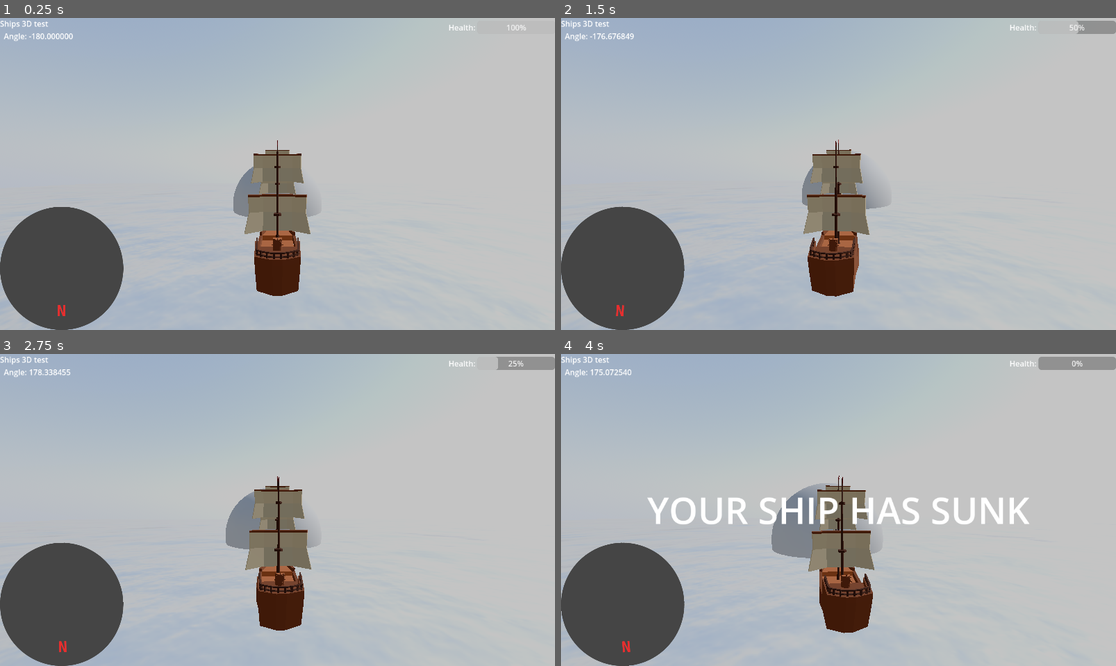
Above: before the commit, frames 1-4 (two rows, left to right).
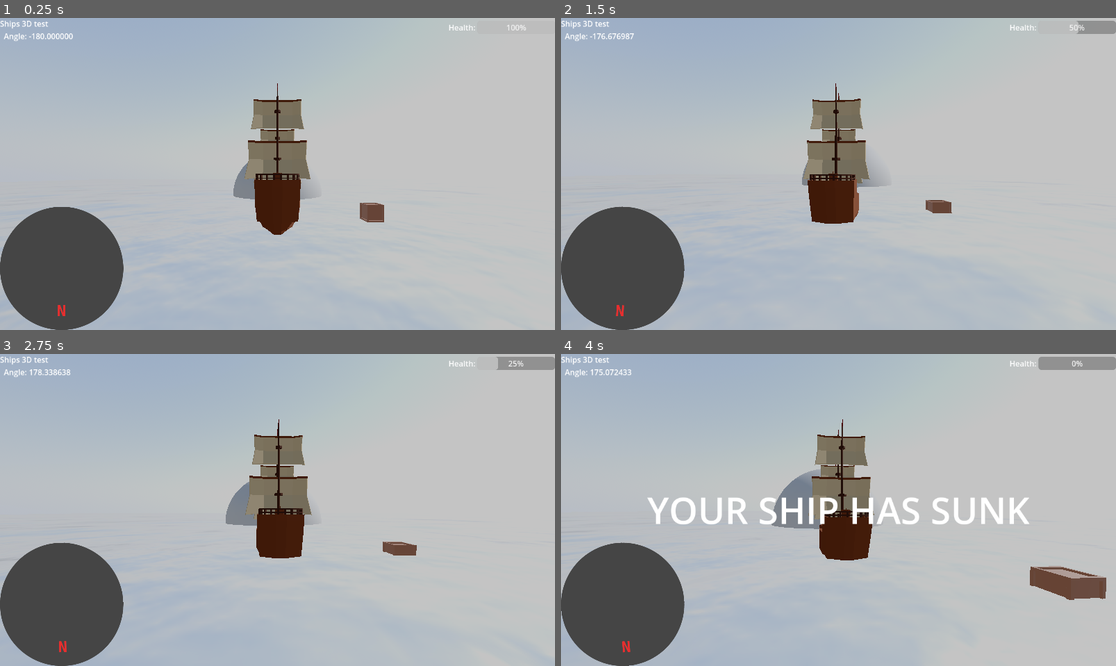
Above: after the commit, the same moments.

Repository: jacekjarosz55/ships-3d
Game: Godot game, scene res://world.tscn
Two runs of this game, one before a commit and one after it. Both use one fixed random seed, a clock stepped at 60 frames per second and the inputs below.
Inputs (mouse positions are in pixels of both pictures, inside the frame that each line leads up to):
- Up to frame 1 (0.25 s): no input
- Up to frame 2 (1.5 s): tap Enter (ui_accept) at 0.5, 0.77 s; move the mouse to (866, 174) at 0.52 s; hold W (forward) from 0.53 s (still down); move the mouse to (810, 174) at 1.27 s
- Up to frame 3 (2.75 s): keep holding W (forward); tap Enter (ui_accept) at 1.52 s; move the mouse to (288, 503) at 2.02 s
- Up to frame 4 (4 s): keep holding W (forward); move the mouse to (832, 516) at 2.77 s; tap Enter (ui_accept) at 3.02, 3.77 s; move the mouse to (877, 513) at 3.52 s

The runs differ from the first frame. In frame 1, 5.5% of the frame differs, in the area x 42-70%, y 20-90%; in frame 2, 5.6%; in frame 3, 5.9%; in frame 4, 7.3%, in the area x 10-99%, y 4-90%.

Commit message:
ship physics tweaks, basic floating crate object

Diff:
--- /dev/null
+++ b/crate.tscn
@@ -0,0 +1,17 @@
+[gd_scene load_steps=4 format=3 uid="uid://c25uqfaqv1ctn"]
+
+[ext_resource type="Script" uid="uid://cgeixdbsiliy5" path="res://addons/floatable_body/floatable_body_3d.gd" id="1_mo0jf"]
+[ext_resource type="PackedScene" uid="uid://cgju153yc4gr2" path="res://Crate.gltf" id="2_ggnq6"]
+
+[sub_resource type="BoxShape3D" id="BoxShape3D_mo0jf"]
+size = Vector3(0.5, 0.5, 0.5)
+
+[node name="Crate" type="RigidBody3D"]
+script = ExtResource("1_mo0jf")
+metadata/_custom_type_script = "uid://cgeixdbsiliy5"
+
+[node name="Crate" parent="." instance=ExtResource("2_ggnq6")]
+transform = Transform3D(0.25, 0, 0, 0, 0.25, 0, 0, 0, 0.25, 0, 0, 0)
+
+[node name="CollisionShape3D" type="CollisionShape3D" parent="."]
+shape = SubResource("BoxShape3D_mo0jf")
--- a/player_ship.tscn
+++ b/player_ship.tscn
@@ -4,18 +4,22 @@
 [ext_resource type="ArrayMesh" uid="uid://caqkav1sbb5o4" path="res://Ships by @Quaternius/OBJ/Sail ship.obj" id="2_7vdj4"]
 
 [sub_resource type="CapsuleShape3D" id="CapsuleShape3D_gbmm3"]
+radius = 0.693654
+height = 4.88255
 
 [sub_resource type="ConvexPolygonShape3D" id="ConvexPolygonShape3D_gbmm3"]
 points = PackedVector3Array(0.417421, 3.48043, 0.280798, -0.177887, -0.0490459, -1.22838, -0.0882464, 0.748351, 3.8215, …(870 unchanged characters)…
 
 [node name="PlayerShip" type="RigidBody3D"]
+center_of_mass_mode = 1
+center_of_mass = Vector3(0, -0.25, 0)
 inertia = Vector3(1, 0, 1)
 can_sleep = false
 script = ExtResource("1_gbmm3")
 metadata/_custom_type_script = "uid://cgeixdbsiliy5"
 
 [node name="FloaterShape3D" type="CollisionShape3D" parent="."]
-transform = Transform3D(1, 0, 0, 0, -4.37114e-08, -1, 0, 1, -4.37114e-08, 0, 0.84749, 0.432388)
+transform = Transform3D(1, 0, 0, 0, -4.37114e-08, -1, 0, 1, -4.37114e-08, 0, 1.02541, -0.103532)
 shape = SubResource("CapsuleShape3D_gbmm3")
 debug_color = Color(0.822113, 0.254633, 0.771594, 0.42)
 
--- a/world.tscn
+++ b/world.tscn
@@ -1,6 +1,7 @@
-[gd_scene load_steps=16 format=3 uid="uid://bvl4ny1hp8yjq"]
+[gd_scene load_steps=17 format=3 uid="uid://bvl4ny1hp8yjq"]
 
 [ext_resource type="Script" uid="uid://cvq4jqlve01vk" path="res://main_camera_3d.gd" id="1_aqk2v"]
+[ext_resource type="PackedScene" uid="uid://c25uqfaqv1ctn" path="res://crate.tscn" id="1_dwbse"]
 [ext_resource type="PackedScene" uid="uid://cst3man2cc2uj" path="res://sea.tscn" id="2_tlwt5"]
 [ext_resource type="PackedScene" uid="uid://bo7fua7xro0p7" path="res://player_ship.tscn" id="3_aqk2v"]
 [ext_resource type="Script" uid="uid://cpy2dweim8b78" path="res://ui.gd" id="4_aqk2v"]
@@ -74,21 +75,21 @@
 
 [node name="FluidArea3D" parent="." instance=ExtResource("2_tlwt5")]
 
-[node name="SeaSurface" type="MeshInstance3D" parent="."]
-transform = Transform3D(1, 0, 0, 0, 1, 0, 0, 0, 1, 0, -0.639302, 0)
+[node name="SeaSurface" type="MeshInstance3D" parent="FluidArea3D"]
 mesh = SubResource("PlaneMesh_dwbse")
-skeleton = NodePath("../PlayerShip")
+skeleton = NodePath("../../PlayerShip")
 
 [node name="PlayerShip" parent="." instance=ExtResource("3_aqk2v")]
-transform = Transform3D(1, 0, 0, 0, 1, 0, 0, 0, 1, 0, -0.389302, 0)
+transform = Transform3D(1, 0, 0, 0, 1, 0, 0, 0, 1, 0, 0.317759, 0)
 
 [node name="CameraController" type="Node3D" parent="PlayerShip"]
+transform = Transform3D(1, 0, 0, 0, 1, 0, 0, 0, 1, 0, 1.8509, 0)
 script = ExtResource("1_aqk2v")
 
 [node name="RotationHelper" type="Node3D" parent="PlayerShip/CameraController"]
 
 [node name="MainCamera3D" type="Camera3D" parent="PlayerShip/CameraController/RotationHelper"]
-transform = Transform3D(-1, 0, -8.74228e-08, 0, 1, 0, 8.74228e-08, 0, -1, 0, 3.23998, -6.1387)
+transform = Transform3D(-1, 0, -8.74228e-08, 0, 1, 0, 8.74228e-08, 0, -1, 0, 0, -6.139)
 current = true
 
 [node name="WorldEnvironment" type="WorldEnvironment" parent="."]
@@ -173,4 +174,8 @@
 texture = ExtResource("5_036b0")
 expand_mode = 2
 
+[node name="Crate" parent="." instance=ExtResource("1_dwbse")]
+transform = Transform3D(1, 0, 0, 0, 1, 0, 0, 0, 1, -2.84797, 1.01953, 0)
+mass = 0.057
+
 [connection signal="health_changed" from="PlayerShip" to="UI" method="_on_player_ship_health_changed"]
Binary file added: Crate.bin
Not shown, added: Crate.gltf
Not shown, added: Crate.gltf.import
